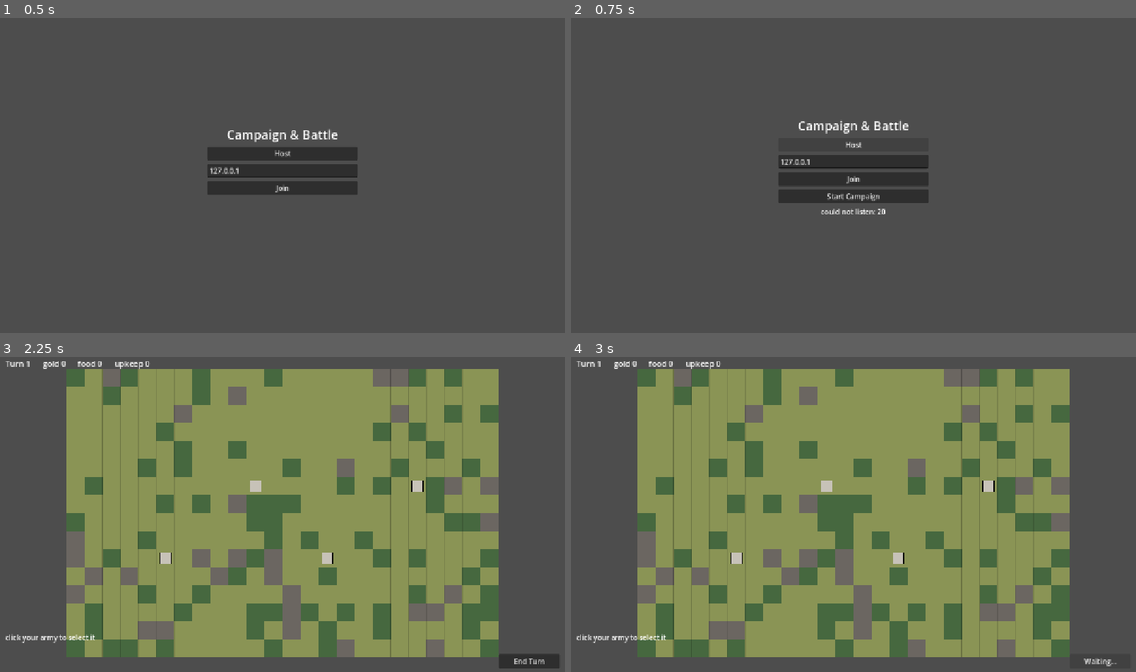
Above: before the commit, frames 1-4 (two rows, left to right).
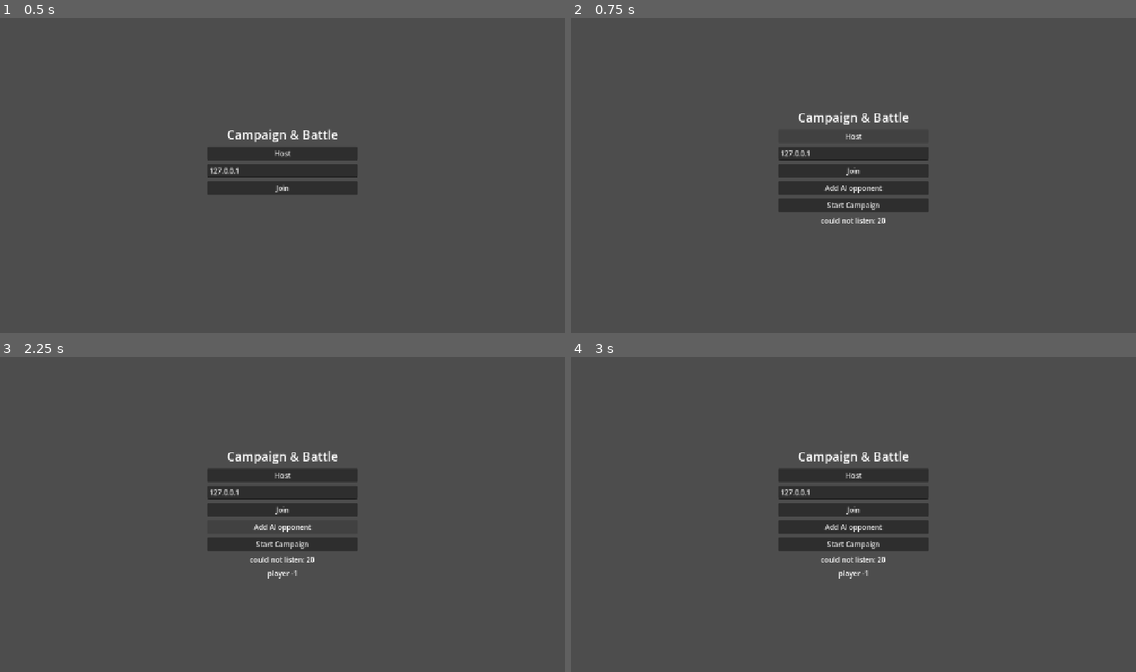
Above: after the commit, the same moments.

Repository: batfiowoof/Frontage
Game: Godot game, scene res://view/main.tscn
Two runs of this game, one before a commit and one after it. Both use one fixed random seed, a clock stepped at 60 frames per second and the inputs below.
Inputs (mouse positions are in pixels of both pictures, inside the frame that each line leads up to):
- Up to frame 1 (0.5 s): no input
- Up to frame 2 (0.75 s): click "Host" at 0.5 s
- Up to frame 3 (2.25 s): click "Host" at 1.25 s; click "Start Campaign" (after the commit: "Add AI opponent") at 2 s
- Up to frame 4 (3 s): click (1102, 662) at 2.75 s, where only the run before the commit has a clickable "End Turn"

Frame 1 is identical in both runs. In frame 2, 3.2% of the frame differs, in the area x 36-64%, y 29-66%; in frame 3, 70%, in the area x 1-99%, y 1-99%; in frame 4, 70%.

Commit message:
M13: AI opponent, and a fourth gate that plays the whole game with nobody watching
sim/ai.gd produces ORDERS and never touches the world. Every decision is encoded
and fed through the same _receive_order a remote packet lands in, so it passes the
same shape validation and the same ownership checks a human does -- if the AI
cannot express something as a legal order, neither could a player.

An AI seat has a NEGATIVE id, which no ENet peer can ever be, so it is a player
everywhere that matters with no special case in the pipeline. host(port, false)
runs the server without taking a seat, or the host holds a seat nobody is playing
and the end-turn ready check waits on it forever.

Three bugs the gate found, all of which hung the game rather than crashing it:

- Marching starts battles, and every order after that one is refused while the
  battle runs -- including End Turn. An AI that remembered having ended its turn
  believed a turn it never ended. It now reads its ready state from the world.
- The cavalry sweep waypoint was recomputed each second from a moving enemy centre,
  so the horse chased a point receding as fast as it rode and circled forever.
- battle_orders averaged ROUTING enemies into the enemy centre. Routers flee a
  thousand units in any direction, so the line marched to an empty patch of field,
  arrived, stopped, and stood there while the battle never ended.

tests/battle_probe.gd narrates one AI-vs-AI battle second by second; it is what
found all three. play.cmd solo is one window against an AI.

Diff:
--- a/net/net.gd
+++ b/net/net.gd
@@ -9,6 +9,7 @@
 const BattleState := preload("res://sim/battle_state.gd")
 const CampaignState := preload("res://sim/campaign_state.gd")
 const Autoresolve := preload("res://sim/autoresolve.gd")
+const Ai := preload("res://sim/ai.gd")
 const Regiment := preload("res://sim/regiment.gd")
 const Snapshot := preload("res://net/snapshot.gd")
 const Orders := preload("res://net/orders.gd")
@@ -16,6 +17,9 @@
 const PORT := 7777
 const MAX_CLIENTS := 7
 const MAX_CATCHUP := 0.25          # seconds of simulation we will chew in one frame
+## How often an AI reconsiders a battle. Every tick would be pointless -- orders take
+## seconds to carry out -- and it would also thrash the order log.
+const AI_THINK_TICKS := 20
 
 signal battle_updated(battle)      # server: stepped. client: snapshot decoded.
 signal campaign_updated(campaign)  # turn-based, so this fires on every change
@@ -40,6 +44,12 @@
 var _since_snapshot := 0
 var _rng := RandomNumberGenerator.new()
 
+## AI seats. Keyed by a NEGATIVE id, which no ENet peer can ever be, so an AI is a
+## player everywhere that matters -- seating, colours, the end-turn ready check --
+## without any special case in the order pipeline.
+var _ais := {}                     # seat id -> Ai
+var _ai_ticks := 0
+
 ## While a battle runs the campaign is frozen. These remember what to put back.
 var _battle_armies := {}           # owner_id -> campaign army id
 var _battle_tile := -1
@@ -63,7 +73,10 @@
 	return multiplayer.get_unique_id() if multiplayer.has_multiplayer_peer() else 0
 
 
-func host(port := PORT) -> Error:
+## `as_player` false runs the server without taking a seat, which is what a machine
+## watching two AIs play needs -- otherwise the host holds a seat nobody is playing
+## and the end-turn ready check waits on it forever.
+func host(port := PORT, as_player := true) -> Error:
 	var peer := ENetMultiplayerPeer.new()
 	var err := peer.create_server(port, MAX_CLIENTS)
 	if err != OK:
@@ -71,7 +84,7 @@
 	multiplayer.multiplayer_peer = peer
 	multiplayer.peer_connected.connect(_on_peer_connected)
 	multiplayer.peer_disconnected.connect(_on_peer_disconnected)
-	players = {1: "host"}
+	players = {1: "host"} if as_player else {}
 	players_changed.emit()
 	return OK
 
@@ -94,11 +107,28 @@
 	return ids
 
 
+## Server only. Add an AI player; call before start_campaign().
+func add_ai() -> int:
+	assert(is_server(), "only the server runs the opposition")
+	var seat := -1
+	while players.has(seat):
+		seat -= 1
+	players[seat] = "AI %d" % (-seat)
+	_ais[seat] = Ai.new(seat)
+	players_changed.emit()
+	return seat
+
+
+func ai_count() -> int:
+	return _ais.size()
+
+
 func close() -> void:
 	if multiplayer.has_multiplayer_peer():
 		multiplayer.multiplayer_peer.close()
 		multiplayer.multiplayer_peer = null
 	players.clear()
+	_ais.clear()
 	battle = null
 	campaign = null
 	running = false
@@ -160,7 +190,10 @@
 # --- simulation -----------------------------------------------------------
 
 func _process(delta: float) -> void:
-	if not running or battle == null or not is_server():
+	if not is_server():
+		return
+	_think_for_ais()
+	if not running or battle == null:
 		return
 	# A long frame (loading, a breakpoint) must not make us simulate for a minute
 	# afterwards; drop the excess rather than stall every client.
@@ -178,6 +211,26 @@
 			broadcast_battle()
 			_finish_battle()
 			return
+
+
+## Polled from _process rather than hung off campaign_updated: an AI order triggers
+## that signal, and an AI that thinks on its own output recurses until the stack ends.
+func _think_for_ais() -> void:
+	if _ais.is_empty():
+		return
+	if battle != null:
+		_ai_ticks += 1
+		if _ai_ticks < AI_THINK_TICKS:
+			return
+		_ai_ticks = 0
+		for seat in _ais:
+			for bytes: PackedByteArray in _ais[seat].battle_orders(battle):
+				_receive_order(seat, bytes)
+		return
+	if campaign != null:
+		for seat in _ais:
+			for bytes: PackedByteArray in _ais[seat].campaign_orders(campaign):
+				_receive_order(seat, bytes)
 
 
 func broadcast_battle() -> void:
--- /dev/null
+++ b/sim/ai.gd
@@ -0,0 +1,238 @@
+extends RefCounted
+## A crude opponent, so the game can be played and tuned by one person.
+##
+## It produces ORDERS and never touches the world. Every decision it makes is encoded
+## and fed through the same `_receive_order` a remote client's packet lands in, so it
+## passes the same shape validation and the same ownership checks a human does. That
+## is deliberate and stronger than it looks: if the AI cannot express something as a
+## legal order, neither could a player, and no AI mistake can corrupt the world.
+##
+## It holds a little memory of its own (which cavalry are mid-sweep, which turn it
+## last acted on). That is the AI's notebook, not world state -- nothing here is
+## authoritative and nothing here is on the wire.
+
+const Rules := preload("res://sim/rules.gd")
+const Campaign := preload("res://sim/campaign_state.gd")
+const Regiment := preload("res://sim/regiment.gd")
+const Formation := preload("res://sim/formation.gd")
+const Orders := preload("res://net/orders.gd")
+
+## Where an advancing line stops relative to the enemy: just inside contact, so it
+## arrives formed rather than trickling in one regiment at a time.
+const STANDOFF := 40.0
+const LINE_SPACING := 110.0
+## How far round the enemy a cavalry sweep goes before turning in.
+const SWEEP_WIDE := 420.0
+const SWEEP_DEPTH := 260.0
+const SWEEP_ARRIVED := 90.0
+## Close enough that a regiment should stop dressing its line and just go and hit
+## somebody. Without this the last few regiments stand in their slots a hundred
+## units to the side of the only remaining enemy, politely not joining in.
+const ENGAGE_RANGE := 320.0
+
+## Buildings it wants, cheapest first once it can afford them.
+const BUILD_ORDER := [&"barracks", &"farm", &"market", &"walls"]
+
+var seat := 0
+var _acted_on_turn := -1
+var _sweep_to := {}                # regiment id -> latched waypoint, or null once past it
+
+
+func _init(owner_id: int) -> void:
+	seat = owner_id
+
+
+# --- campaign -------------------------------------------------------------
+
+## One turn's worth of decisions, ending with End Turn.
+##
+## Whether it has finished its turn is read from the world, not remembered. Marching
+## can start a battle, and every order after that one -- including End Turn -- is
+## refused while the battle runs. An AI that trusted its own memory therefore thought
+## it had ended a turn it had not, and the game waited on it forever.
+func campaign_orders(cs) -> Array:
+	if cs == null or bool(cs.ready.get(seat, false)):
+		return []
+	var out := []
+	if cs.turn != _acted_on_turn:
+		_acted_on_turn = cs.turn          # spend money once a turn, not once a frame
+		_build_something(cs, out)
+		_recruit_something(cs, out)
+		_march(cs, out)
+	out.append(Orders.ready(true))
+	return out
+
+
+func _build_something(cs, out: Array) -> void:
+	var purse := int(cs.gold.get(seat, 0))
+	for s: Dictionary in cs.settlements:
+		if s["owner"] != seat:
+			continue
+		for building: StringName in BUILD_ORDER:
+			if s["buildings"].has(building):
+				continue
+			var cost := int(Rules.BUILDINGS[building]["cost"])
+			if purse >= cost:
+				out.append(Orders.build(s["tile"], building))
+				return                     # one a turn; the rest can wait for income
+
+
+func _recruit_something(cs, out: Array) -> void:
+	# Only raise what it can feed, or it starves itself into a rout on turn six.
+	if int(cs.food.get(seat, 0)) < cs.upkeep_of(seat):
+		return
+	var purse := int(cs.gold.get(seat, 0))
+	for s: Dictionary in cs.settlements:
+		if s["owner"] != seat:
+			continue
+		var best := &""
+		var best_cost := 0
+		for kind: StringName in cs.recruitable_at(s["tile"]):
+			var cost := int(Rules.KINDS[kind]["cost"])
+			if cost <= purse and cost > best_cost:
+				best = kind                # the best it can afford, not the cheapest
+				best_cost = cost
+		if best != &"":
+			out.append(Orders.recruit(s["tile"], best))
+			return
+
+
+func _march(cs, out: Array) -> void:
+	var target := _nearest_prize(cs)
+	if target < 0:
+		return
+	for id in cs.sorted_army_ids():
+		var a = cs.armies[id]
+		if a["owner"] == seat and a["move_left"] > 0:
+			out.append(Orders.army_move(id, target))
+
+
+## The nearest thing worth walking to: an enemy or neutral settlement.
+func _nearest_prize(cs) -> int:
+	var home := -1
+	for id in cs.sorted_army_ids():
+		if cs.armies[id]["owner"] == seat:
+			home = cs.armies[id]["tile"]
+			break
+	if home < 0:
+		return -1
+	var best := -1
+	var best_distance := 1 << 30
+	for s: Dictionary in cs.settlements:
+		if s["owner"] == seat:
+			continue
+		var d := _tile_distance(home, s["tile"])
+		if d < best_distance:
+			best_distance = d
+			best = s["tile"]
+	return best
+
+
+static func _tile_distance(a: int, b: int) -> int:
+	return absi(Campaign.tile_x(a) - Campaign.tile_x(b)) + absi(Campaign.tile_y(a) - Campaign.tile_y(b))
+
+
+# --- battle ---------------------------------------------------------------
+
+## Orders for this instant. Regiments already FIGHTING are left alone: re-issuing a
+## move order would set them back to MOVING and pull them out of the melee, so an AI
+## that "helpfully" re-ordered every second would never actually fight anybody.
+func battle_orders(bs) -> Array:
+	if bs == null:
+		return []
+	var mine := []
+	var foes := []
+	for id in bs.sorted_ids():
+		var r: Regiment = bs.regiments[id]
+		if not r.is_alive():
+			continue
+		if r.owner_id == seat:
+			mine.append(r)
+		elif r.state != Regiment.State.ROUTING:
+			# Broken regiments are not targets and must not count toward the enemy
+			# centre. Routers flee a thousand units in any direction, so averaging
+			# them in sent the whole line marching to an empty patch of field, where
+			# it arrived, stopped, and stood there while the battle never ended.
+			foes.append(r)
+	if mine.is_empty() or foes.is_empty():
+		return []
+
+	var enemy_centre := _centre(foes)
+	var my_centre := _centre(mine)
+	var approach := (enemy_centre - my_centre)
+	if approach.length_squared() < 1.0:
+		approach = Vector2.RIGHT
+	approach = approach.normalized()
+	var across := Vector2(-approach.y, approach.x)
+
+	var out := []
+	var foot := []
+	for r: Regiment in mine:
+		if float(Rules.KINDS[r.kind]["speed"]) >= 1.4:
+			_sweep(r, out, enemy_centre, approach, across)
+		else:
+			foot.append(r)
+
+	# Everything slow forms one line and walks at them -- unless somebody is already
+	# within reach, in which case it goes and fights instead of dressing ranks.
+	for i in foot.size():
+		var r: Regiment = foot[i]
+		if r.state != Regiment.State.IDLE and r.state != Regiment.State.MOVING:
+			continue
+		var near = _nearest(r, foes)
+		var target: Vector2
+		var face: float
+		if near != null and r.pos.distance_to(near.pos) < ENGAGE_RANGE:
+			target = near.pos
+			face = (near.pos - r.pos).angle()
+		else:
+			target = enemy_centre + across * (float(i) - float(foot.size() - 1) * 0.5) * LINE_SPACING
+			target -= approach * STANDOFF
+			face = approach.angle()
+		if r.pos.distance_to(target) > 20.0:
+			out.append(Orders.battle_move(PackedInt32Array([r.id]), target, face))
+	return out
+
+
+static func _nearest(r: Regiment, others: Array):
+	var best = null
+	var best_distance := INF
+	for o: Regiment in others:
+		var d := r.pos.distance_squared_to(o.pos)
+		if d < best_distance:
+			best_distance = d
+			best = o
+	return best
+
+
+## Cavalry goes round rather than into the front. Two stages, because a single order
+## at the enemy's back sends it straight through the melee it was supposed to avoid.
+##
+## The waypoint is LATCHED the first time. Recomputing it each second from a moving
+## enemy centre had the horse chasing a point that receded as fast as it rode, so it
+## circled the battle forever and the battle never ended.
+func _sweep(r: Regiment, out: Array, enemy_centre: Vector2, approach: Vector2, across: Vector2) -> void:
+	if r.state == Regiment.State.FIGHTING or r.state == Regiment.State.ROUTING:
+		return
+
+	if not _sweep_to.has(r.id):
+		var side: float = 1.0 if r.pos.dot(across) >= 0.0 else -1.0
+		_sweep_to[r.id] = enemy_centre + across * SWEEP_WIDE * side - approach * SWEEP_DEPTH * 0.2
+
+	var waypoint = _sweep_to[r.id]
+	if waypoint != null:
+		if r.pos.distance_to(waypoint) < SWEEP_ARRIVED:
+			_sweep_to[r.id] = null         # round the side; now turn in
+		else:
+			out.append(Orders.battle_move(PackedInt32Array([r.id]), waypoint, (waypoint - r.pos).angle()))
+			return
+
+	var behind: Vector2 = enemy_centre + approach * SWEEP_DEPTH
+	out.append(Orders.battle_move(PackedInt32Array([r.id]), behind, (enemy_centre - behind).angle()))
+
+
+static func _centre(regiments: Array) -> Vector2:
+	var sum := Vector2.ZERO
+	for r: Regiment in regiments:
+		sum += r.pos
+	return sum / float(regiments.size())
--- /dev/null
+++ b/tests/ai_harness.gd
@@ -0,0 +1,157 @@
+extends SceneTree
+## One process, two AI players, nobody watching (M13).
+##
+##   godot --headless --script res://tests/ai_harness.gd -- --turns 25
+##
+## The broadest smoke test available: it drives the entire game — economy, building,
+## recruitment, marching, contact, real-time battles, casualties written back — with
+## no human input and no second process. If anything in the loop is broken, this
+## either stalls or never fights, and both are failures.
+
+const Rules := preload("res://sim/rules.gd")
+const Campaign := preload("res://sim/campaign_state.gd")
+
+const MAP_SEED := 20260921
+const DEFAULT_TURNS := 12
+const TIMEOUT := 420.0
+
+var net: Node
+var started := false
+var turns := DEFAULT_TURNS
+var elapsed := 0.0
+var failures: PackedStringArray = []
+
+var last_turn := 0
+var turns_seen := 0
+var battles := 0
+var battle_seconds := 0.0
+var captures := 0
+var was_fighting := false
+var fought := 0
+var owners_at_start := {}
+
+
+func _initialize() -> void:
+	var args := OS.get_cmdline_user_args()
+	for i in args.size():
+		if args[i] == "--turns" and i + 1 < args.size():
+			turns = int(args[i + 1])
+	net = root.get_node_or_null("Net")
+	if net == null:
+		net = load("res://net/net.gd").new()
+		net.name = "Net"
+		root.add_child(net)
+
+
+func _start() -> void:
+	started = true
+	var err: int = net.host(net.PORT, false)      # run the server, take no seat
+	if err != OK:
+		printerr("[ai] could not host: %d" % err)
+		quit(2)
+		return
+	net.add_ai()
+	net.add_ai()
+	net.news.connect(func(text: String) -> void:
+		if text.begins_with("battle"):
+			battles += 1
+		print("[ai] %s" % text))
+	net.start_campaign(MAP_SEED)
+	for s: Dictionary in net.campaign.settlements:
+		owners_at_start[s["tile"]] = s["owner"]
+	print("[ai] two AI players, seed %d, %d turns" % [MAP_SEED, turns])
+
+
+func _process(delta: float) -> bool:
+	if not started:
+		_start()
+		return false
+	elapsed += delta
+	if elapsed > TIMEOUT:
+		_fail("timed out on turn %d after %.0fs" % [last_turn, TIMEOUT])
+		return _finish()
+
+	var cs = net.campaign
+	if cs == null:
+		return false
+
+	if net.battle != null:
+		was_fighting = true
+		battle_seconds += delta
+		if battle_seconds > Rules.BATTLE_TIME_LIMIT + 30.0:
+			_fail("a battle ran past its own time limit and never ended")
+			return _finish()
+		return false
+	if was_fighting:
+		was_fighting = false
+		fought += 1
+		print("[ai] that battle took %.0fs and the campaign came back" % battle_seconds)
+		battle_seconds = 0.0
+
+	if cs.turn != last_turn:
+		last_turn = cs.turn
+		turns_seen += 1
+		if not cs.is_alive(-1) or not cs.is_alive(-2):
+			print("[ai] one side has been driven from the map on turn %d" % cs.turn)
+			return _finish()
+		# Stop as soon as the whole loop has demonstrably run. Battles are fought in
+		# real time, so playing every turn out would make this gate minutes long for
+		# no coverage a third battle would add.
+		if turns_seen >= 3 and fought >= 1 and _captures(cs) >= 1:
+			return _finish()
+
+	if cs.turn > turns:
+		return _finish()
+	return false
+
+
+func _captures(cs) -> int:
+	var n := 0
+	for s: Dictionary in cs.settlements:
+		if owners_at_start.get(s["tile"], s["owner"]) != s["owner"]:
+			n += 1
+	return n
+
+
+func _check(cs) -> void:
+	captures = _captures(cs)
+	if fought == 0:
+		_fail("no real-time battle was ever fought to a finish")
+	if turns_seen < 3:
+		_fail("turns are not advancing without a human: saw %d" % turns_seen)
+	if battles == 0:
+		_fail("two AIs marched at each other for %d turns and never fought" % turns_seen)
+	if captures == 0:
+		_fail("nothing changed hands, so nobody is actually taking ground")
+
+	var built := 0
+	var men := 0
+	for seat in [-1, -2]:
+		men += cs.men_of(seat)
+	for s: Dictionary in cs.settlements:
+		built += s["buildings"].size()
+	if built <= 2:
+		_fail("only %d buildings on the whole map: the AI is not developing" % built)
+	if men == 0:
+		_fail("both AIs have no men left at all")
+
+	print("[ai] turn %d: %d battles, %d settlements changed hands, %d buildings, %d men alive" % [
+		cs.turn, battles, captures, built, men])
+
+
+func _fail(msg: String) -> void:
+	if not failures.has(msg):
+		failures.append(msg)
+
+
+func _finish() -> bool:
+	if net.campaign != null:
+		_check(net.campaign)
+	if failures.is_empty():
+		print("[ai] PASS  %d turns, %d battle(s) fought and returned from, all by nobody" % [turns_seen, fought])
+		quit(0)
+	else:
+		for f in failures:
+			printerr("[ai] FAIL  " + f)
+		quit(1)
+	return true
--- /dev/null
+++ b/tests/battle_probe.gd
@@ -0,0 +1,68 @@
+extends SceneTree
+## Run one AI-vs-AI battle offline and narrate it. Not a gate -- a diagnostic, for
+## when a battle refuses to end and you need to see what everyone is actually doing.
+##
+##   godot --headless --script res://tests/battle_probe.gd
+
+const Rules := preload("res://sim/rules.gd")
+const BattleState := preload("res://sim/battle_state.gd")
+const Regiment := preload("res://sim/regiment.gd")
+const Orders := preload("res://net/orders.gd")
+const Ai := preload("res://sim/ai.gd")
+
+const LINE := [&"spear", &"sword", &"pike", &"archer", &"cavalry"]
+
+const NAMES := {
+	Regiment.State.IDLE: "idle",
+	Regiment.State.MOVING: "moving",
+	Regiment.State.FIGHTING: "FIGHTING",
+	Regiment.State.ROUTING: "routing",
+	Regiment.State.DEAD: "dead",
+}
+
+
+func _initialize() -> void:
+	var bs = BattleState.new()
+	for i in LINE.size():
+		var y := (float(i) - float(LINE.size() - 1) * 0.5) * Rules.DEPLOY_SPACING
+		bs.add(1, LINE[i], Vector2(-Rules.DEPLOY_SEPARATION * 0.5, y), 0.0)
+		bs.add(2, LINE[i], Vector2(Rules.DEPLOY_SEPARATION * 0.5, y), PI)
+
+	var brains := {1: Ai.new(1), 2: Ai.new(2)}
+	var seconds := 0.0
+	while seconds < Rules.BATTLE_TIME_LIMIT:
+		for t in Rules.TICK_HZ:                       # one second of simulation
+			bs.step()
+			seconds += Rules.TICK_DELTA
+		for seat in [1, 2]:
+			for bytes: PackedByteArray in brains[seat].battle_orders(bs):
+				_apply(bs, seat, bytes)
+		if int(seconds) % 10 == 0:
+			_report(bs, seconds)
+		if bs.is_over():
+			print("OVER at %.0fs, winner %d" % [seconds, bs.winner()])
+			quit(0)
+			return
+	_report(bs, seconds)
+	print("NEVER ENDED in %.0fs" % seconds)
+	quit(1)
+
+
+## Stand in for the server's order pipeline, ownership check and all.
+func _apply(bs, sender: int, bytes: PackedByteArray) -> void:
+	var order := Orders.decode(bytes)
+	if order.is_empty() or order["type"] != Orders.Type.BATTLE_MOVE:
+		return
+	for id in order["ids"]:
+		var r = bs.get_regiment(id)
+		if r != null and r.owner_id == sender:
+			r.order_move(order["target"], order["facing"])
+
+
+func _report(bs, seconds: float) -> void:
+	var lines := PackedStringArray()
+	for id in bs.sorted_ids():
+		var r: Regiment = bs.regiments[id]
+		lines.append("%d:%s %s %d/%d @(%.0f,%.0f)" % [
+			r.owner_id, r.kind, NAMES[r.state], r.strength, r.max_strength, r.pos.x, r.pos.y])
+	print("%5.0fs  %s" % [seconds, "  ".join(lines)])
--- a/view/main.gd
+++ b/view/main.gd
@@ -10,6 +10,7 @@
 var _roster: Label
 var _address: LineEdit
 var _start: Button
+var _add_ai: Button
 var _autostart := false
 var _demo_battle := false
 
@@ -36,6 +37,10 @@
 		elif args[i] == "--demo-battle":
 			_autostart = true
 			_demo_battle = true
+		elif args[i] == "--ai" and i + 1 < args.size():
+			for n in int(args[i + 1]):
+				Net.add_ai()
+			_autostart = true
 
 
 ## Deal the campaign as soon as somebody else turns up.
@@ -83,6 +88,14 @@
 	join.pressed.connect(_on_join)
 	box.add_child(join)
 
+	_add_ai = Button.new()
+	_add_ai.text = "Add AI opponent"
+	_add_ai.visible = false
+	_add_ai.pressed.connect(func() -> void:
+		Net.add_ai()
+		_refresh_lobby())
+	box.add_child(_add_ai)
+
 	_start = Button.new()
 	_start.text = "Start Campaign"
 	_start.visible = false
@@ -118,6 +131,7 @@
 	# Solo start is allowed on purpose: it is the fastest way to check a change to
 	# the map or the economy without launching a second process.
 	_start.visible = Net.is_server() and Net.campaign == null
+	_add_ai.visible = _start.visible
 	var names := PackedStringArray()
 	for id: int in Net.player_ids():
 		names.append("player %d%s" % [id, "  (you)" if id == Net.my_id() else ""])
Not shown, changed: CLAUDE.md
Not shown, added: aitest.cmd
Not shown, changed: play.cmd
